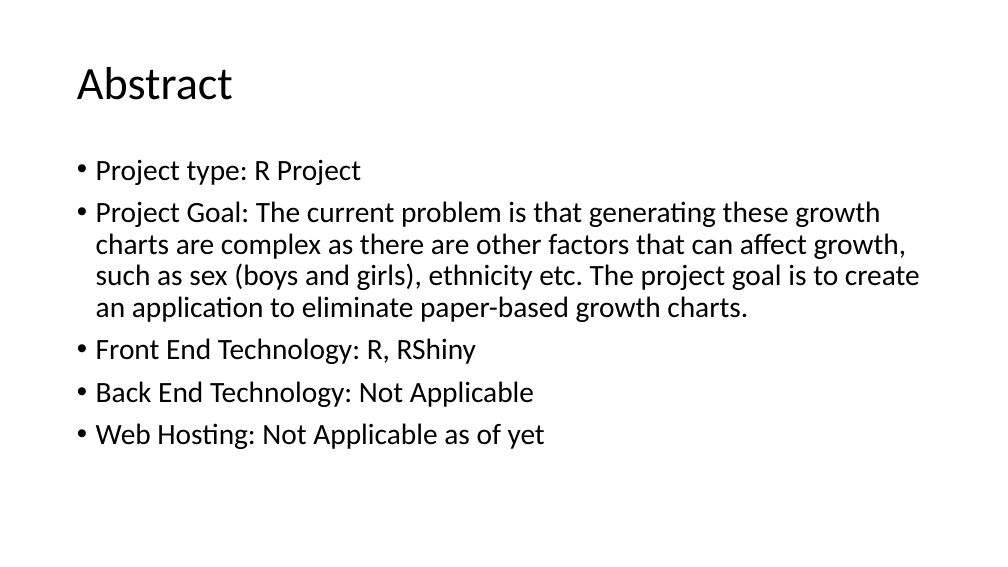
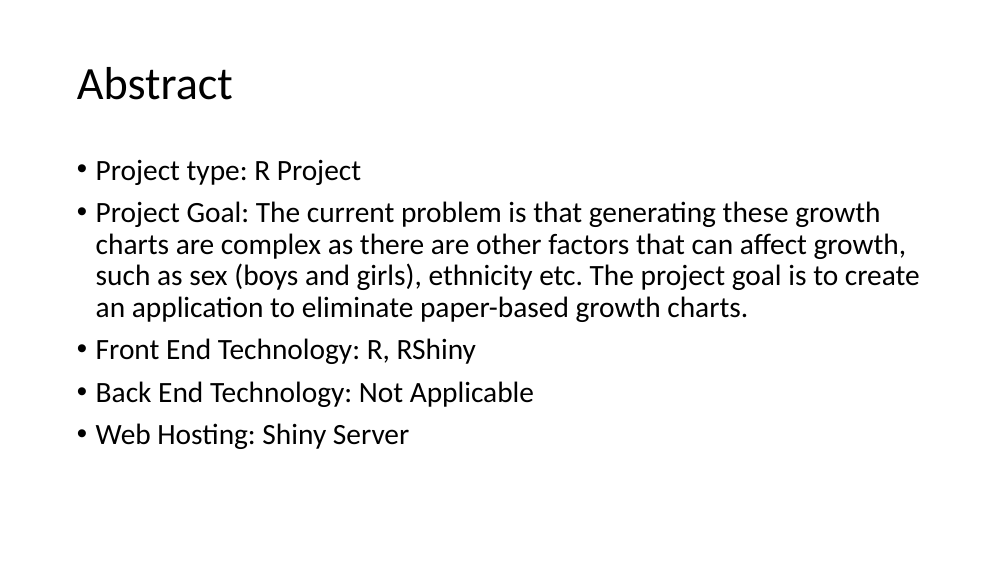
Before and after one commit to UCLComputerScience/103P_2018_team14, a slide deck: slide 2 of Group Report/DemoSlides.pptx. Drawn at 1008x567 pixels with LibreOffice and Linux fonts; fonts in the diff are those of the drawing. Boxes give left, top, right and bottom in pixels: in the first picture for what was removed or moved away, otherwise in the second. Text is boxed around its words. In the diff, an @@ line names an element or a change of style, - is before the commit and + after.

```diff
--- a/Group Report/DemoSlides.pptx
+++ b/Group Report/DemoSlides.pptx
@@ text at (x1=96, y1=423, x2=409, y2=449): text changed @@
-• Web Hosting: Not Applicable as of yet
+• Web Hosting: Shiny Server
```
Also in this commit, not shown: 1 other file.
